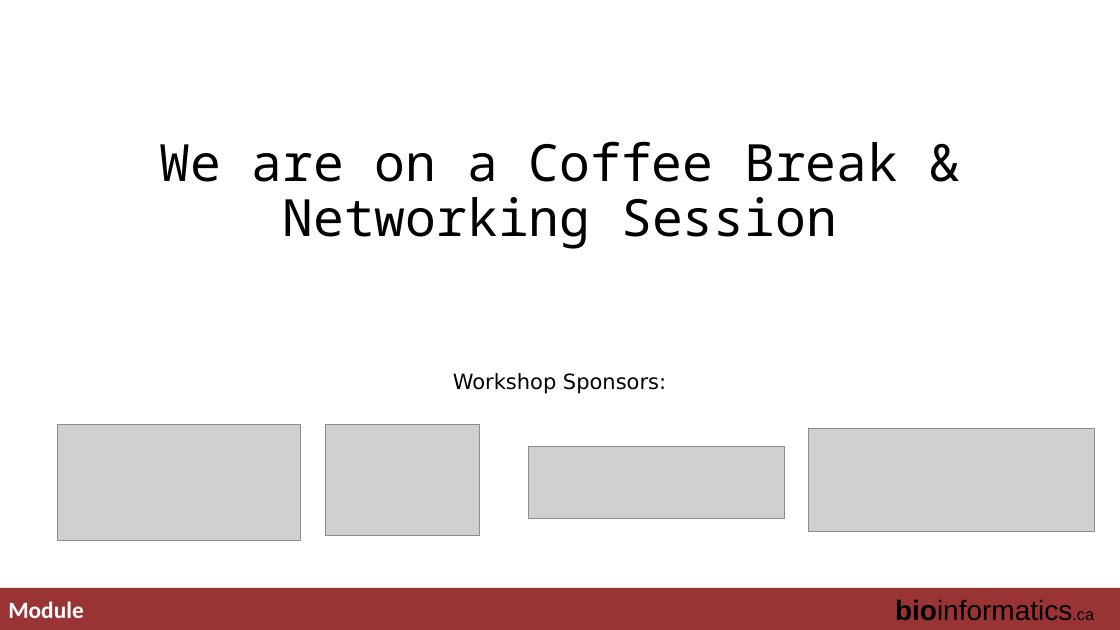
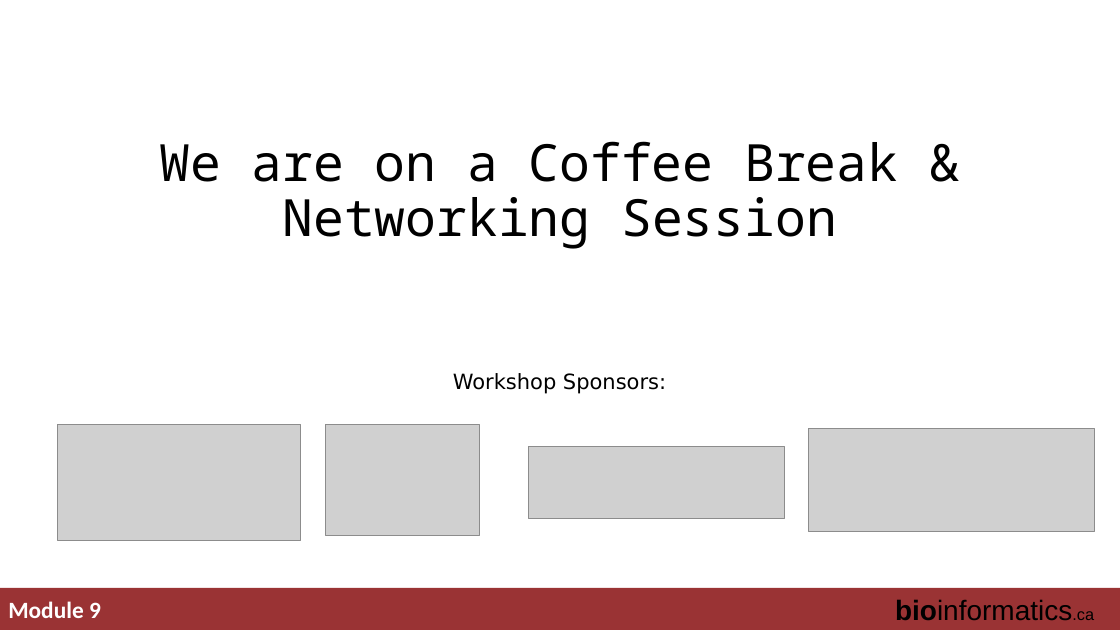
Before and after one commit to griffithlab/rnabio.org, a slide deck: slide 25 of assets/lectures/cbw-cshl/2019/full/RNASeq_Module3_Lecture.pptx (slide 26 before the commit). Drawn at 1120x630 pixels with LibreOffice and Linux fonts; fonts in the diff are those of the drawing; grey boxes stand for pictures. Boxes give left, top, right and bottom in pixels: in the first picture for what was removed or moved away, otherwise in the second. Text is boxed around its words. In the diff, an @@ line names an element or a change of style, - is before the commit and + after.

Commit message:
update module numbers

```diff
--- a/assets/lectures/cbw-cshl/2019/full/RNASeq_Module3_Lecture.pptx
+++ b/assets/lectures/cbw-cshl/2019/full/RNASeq_Module3_Lecture.pptx
@@ text at [8, 601, 101, 618]: text changed @@
-Module
+Module 9
```
Also in this commit, not shown: 24 other slides changed, 1 slide removed, 4 other files.
